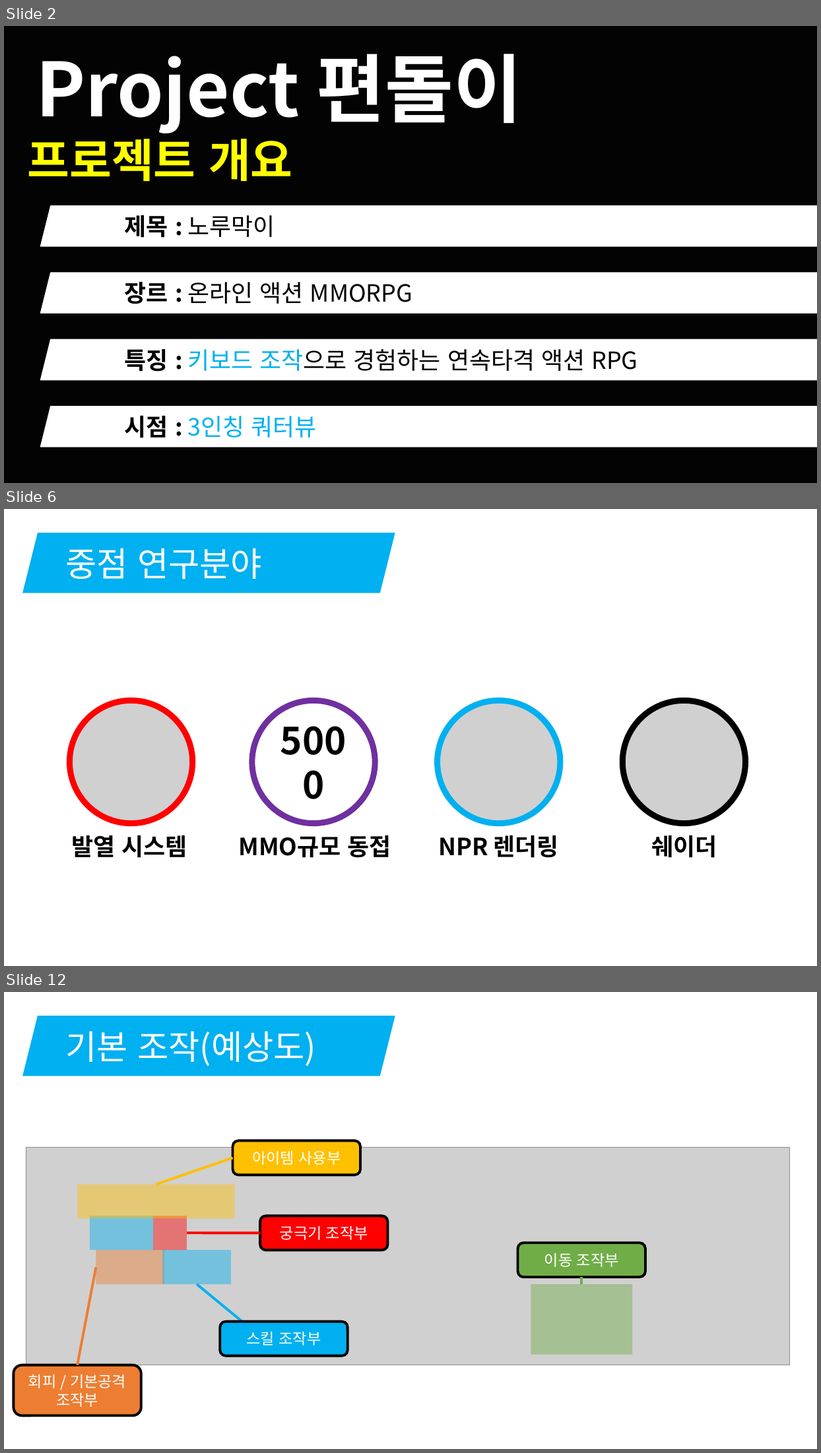
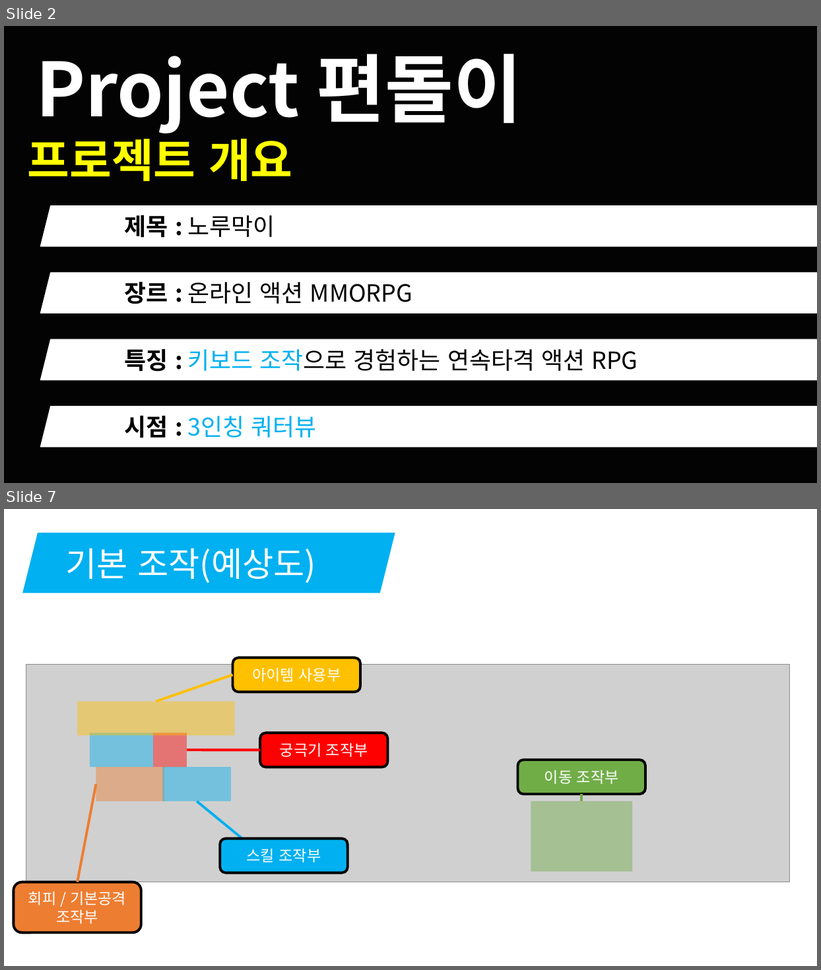
Before and after one commit to korleinster/gamebusdriver, a slide deck: documents/노루막이_김형준_신창섭_홍승필_허지훈.pptx. Shown one above the other, each under a label of ours: slides 2, 6 and 12 before the commit, slides 2 and 7 after it; the slides between them are not shown. The pictures are 821x1453 and 821x970 pixels, drawn with LibreOffice and Linux fonts; fonts in the diff are those of the drawing; grey boxes stand for pictures; background and template pictures are left out. Boxes give left, top, right and bottom in pixels: in the first picture for what was removed or moved away, otherwise in the second. Text is boxed around its words. In the diff, an @@ line names an element or a change of style, - is before the commit and + after.

```diff
--- a/documents/노루막이_김형준_신창섭_홍승필_허지훈.pptx
+++ b/documents/노루막이_김형준_신창섭_홍승필_허지훈.pptx
@@ slide 6 removed at bbox=[4, 509, 817, 966], background #FFFFFF @@
@@ parallelogram removed at bbox=[22, 533, 395, 593] @@
-중점 연구분야
@@ ellipse removed at bbox=[68, 700, 191, 824] @@
@@ picture removed at bbox=[70, 700, 193, 824] @@
@@ ellipse removed at bbox=[70, 700, 193, 824] @@
@@ ellipse removed at bbox=[252, 700, 376, 824] @@
-5000
@@ ellipse removed at bbox=[252, 700, 376, 824] @@
@@ picture removed at bbox=[438, 700, 561, 824] @@
@@ ellipse removed at bbox=[438, 700, 561, 824] @@
@@ picture removed at bbox=[622, 700, 746, 824] @@
@@ ellipse removed at bbox=[622, 700, 746, 824] @@
@@ text removed at bbox=[72, 836, 187, 858] @@
-발열 시스템
@@ text removed at bbox=[239, 836, 391, 858] @@
-MMO규모 동접
@@ text removed at bbox=[439, 836, 559, 858] @@
-NPR 렌더링
@@ text removed at bbox=[651, 836, 717, 858] @@
-쉐이더
@@ what was slide 12 is now slide 7 @@
```
Also in this commit, not shown: 6 slides changed, 4 other slides removed.
